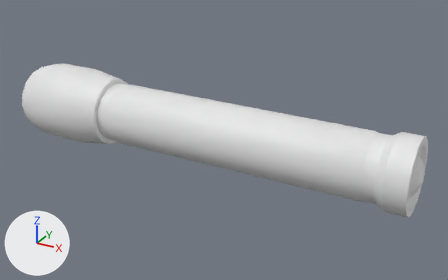
An edit to the FBX model Content/CHARS/Models/VewModels/v_Flashlight_Streight/v_Flashlight_Streight.fbx, drawn before and after from the same camera.
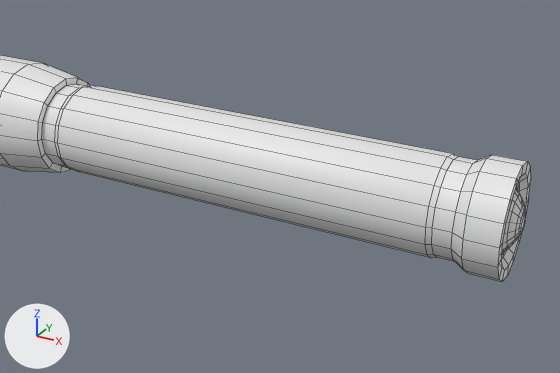
The first picture shows the older version from a camera (50 mm lens) standing at (4.67, -7.71, 3.77) and looking at (0.37, 0.1, -0.13). The close-ups show both versions on the part from 15% to 100% of the width and 10% to 100% of the height of that picture. Every picture has the same lights, and +X, +Y and +Z are marked at lower left. The close-ups show mesh edges as thin lines. Where no turn or scale is listed for an object, it has been applied to the vertices. Vertices at the same position are counted once.

Names of what the first close-up shows: 'Flashlight'.
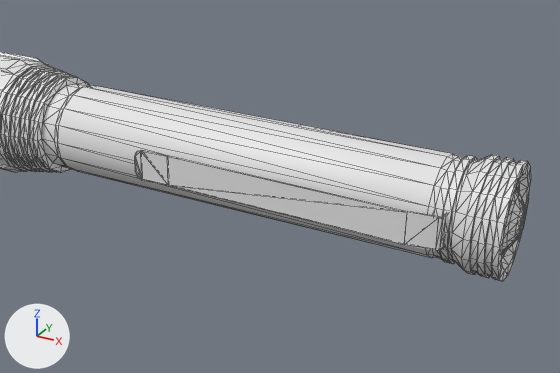
What differs and where, as boxes [x1, y1, x2, y2] in the close-ups (560 x 373 px):
'Flashlight', reshaped: before [0, 55, 531, 282]; after [0, 52, 531, 282]
part 1 of me_cylinder, added: after [135, 150, 448, 251]
part 2 of me_cylinder, added: after [0, 52, 76, 173]
part 3 of me_cylinder, built on: before [519, 211, 526, 235]; after [433, 155, 527, 281]

The change in detail:
me_cylinder is used by ob_flashlight; location (0.0, 0.0, 0.0).
me_cylinder had 400 vertices, 386 faces and spanned x -3.3..3.44, y -0.64..0.64, z -0.64..0.64.
me_cylinder now has 948 vertices, 1888 faces and spans x -3.3..3.43, y -0.69..0.69, z -0.69..0.69.
me_cylinder part 1: a new loose piece of 36 vertices spanning x -0.38..2.87, y -0.6..-0.43, z -0.16..0.16.
me_cylinder part 2: 320 vertices added at x -3.27..-1.73, y -0.69..0.69, z -0.69..0.69.
me_cylinder part 3: 8 vertices moved from x 3.44, y -0.07..0.07, z -0.07..0.07 to x 3.43, y -0.07..0.07, z -0.07..0.07; 8 vertices removed from x 3.44, y -0.08..0.08, z -0.08..0.08; 200 vertices added at x 2.83..3.43, y -0.56..0.56, z -0.56..0.56.
